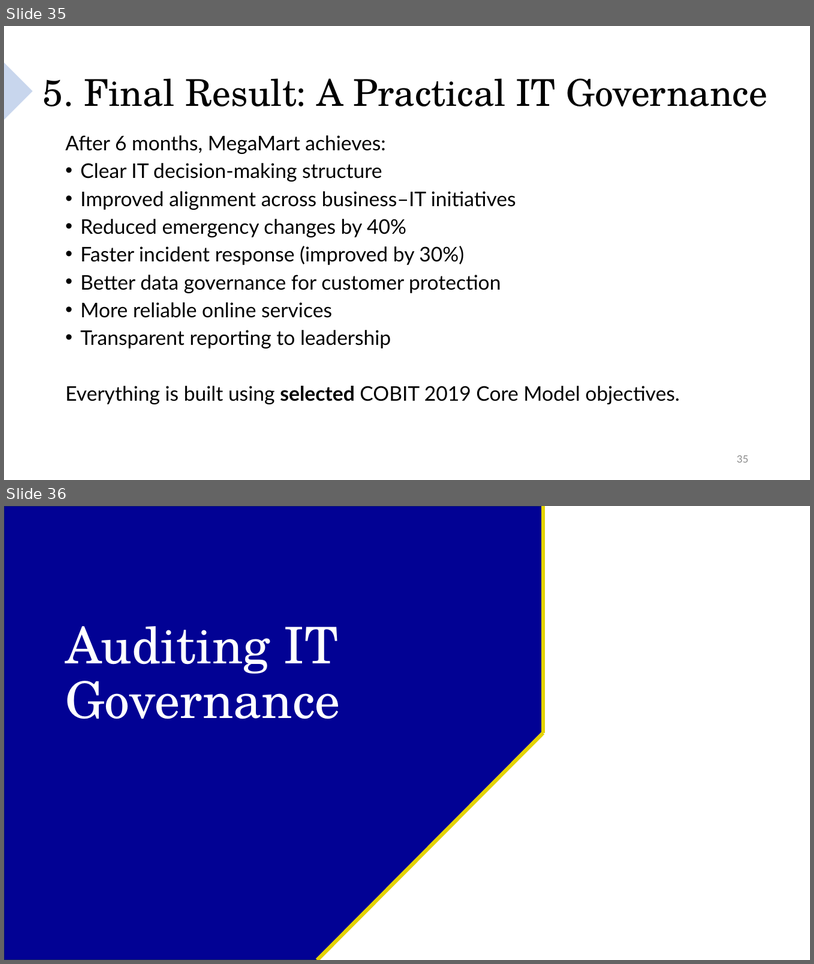
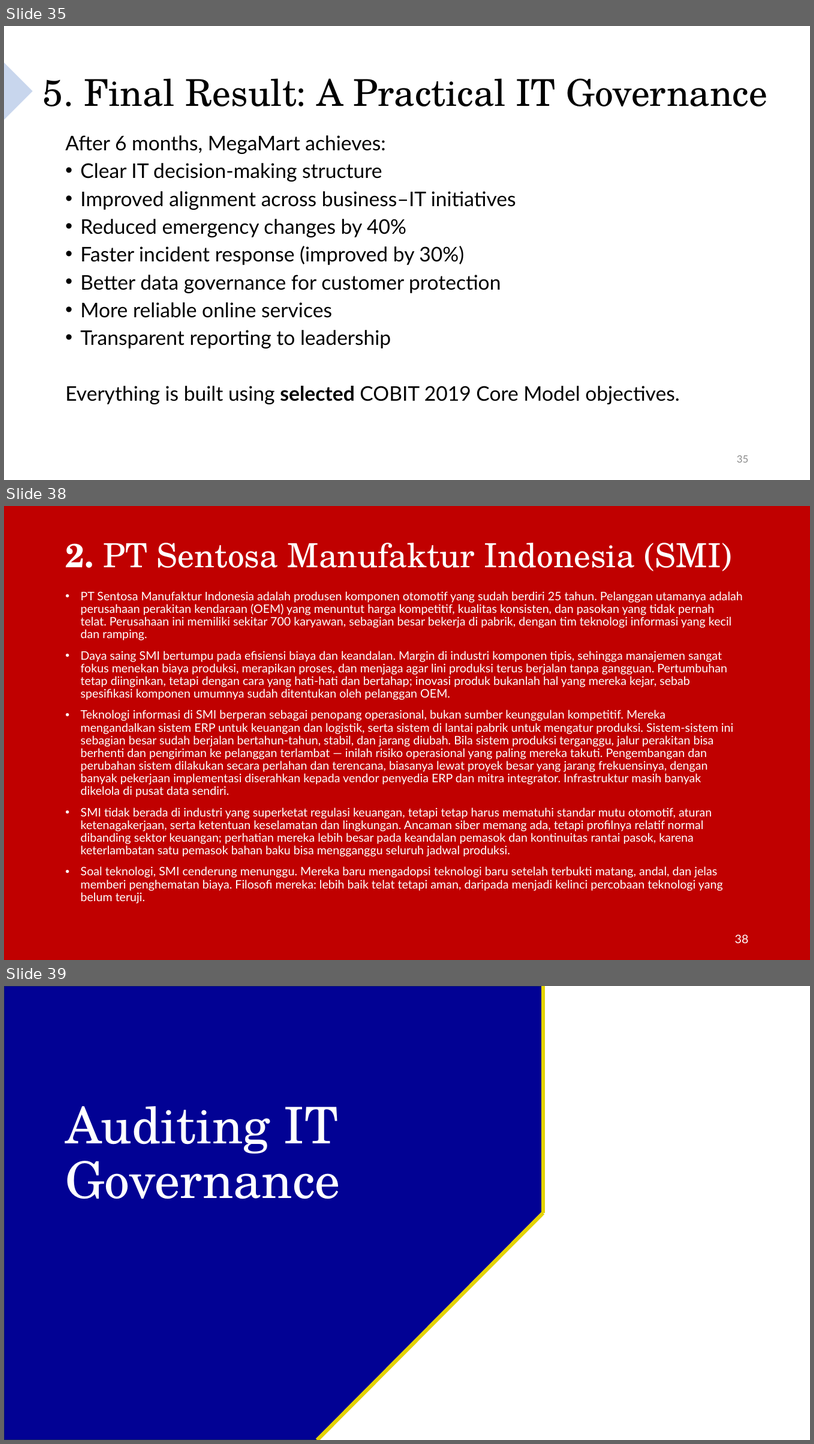
Before and after one commit to irfanradarma/Audit-SI, a slide deck: Slides/2026/02 - IT Governance Audit.pptx. Shown one above the other, each under a label of ours: slides 35 and 36 before the commit, slides 35, 38 and 39 after it; the slides between them are not shown. The pictures are 814x964 and 814x1444 pixels, drawn with LibreOffice and Linux fonts; fonts in the diff are those of the drawing; background and template pictures are left out. Boxes give left, top, right and bottom in pixels: in the first picture for what was removed or moved away, otherwise in the second. Text is boxed around its words. In the diff, an @@ line names an element or a change of style, - is before the commit and + after.

```diff
--- a/Slides/2026/02 - IT Governance Audit.pptx
+++ b/Slides/2026/02 - IT Governance Audit.pptx
@@ slide 38 added at <box>4,506,810,960</box>, background picture (left out) @@
@@ title added at <box>65,543,732,571</box>, 39.6 pt, text #FFFFFF @@
+2. PT Sentosa Manufaktur Indonesia (SMI)
@@ text added at <box>81,591,743,903</box>, 14 pt, text #FFFFFF @@
+• PT Sentosa Manufaktur Indonesia adalah produsen komponen otomotif yang sudah berdiri 25 tahun. Pelanggan utamanya adalah perusahaan perakitan kendaraan (OEM) yang menuntut harga kompetitif, kualitas konsisten, dan pasokan yang tidak pernah telat. Perusahaan ini memiliki sekitar 700 karyawan, sebagian besar bekerja di pabrik, dengan tim teknologi informasi yang kecil dan ramping.
+• Daya saing SMI bertumpu pada efisiensi biaya dan keandalan. Margin di industri komponen tipis, sehingga manajemen sangat fokus menekan biaya produksi, merapikan proses, dan menjaga agar lini produksi terus berjalan tanpa gangguan. Pertumbuhan tetap diinginkan, tetapi dengan cara yang hati-hati dan bertahap; inovasi produk bukanlah hal yang mereka kejar, sebab spesifikasi komponen umumnya sudah ditentukan oleh pelanggan OEM.
+• Teknologi informasi di SMI berperan sebagai penopang operasional, bukan sumber keunggulan kompetitif. Mereka mengandalkan sistem ERP untuk keuangan dan logistik, serta sistem di lantai pabrik untuk mengatur produksi. Sistem-sistem ini sebagian besar sudah berjalan bertahun-tahun, stabil, dan jarang diubah. Bila sistem produksi terganggu, jalur perakitan bisa berhenti dan pengiriman ke pelanggan terlambat — inilah risiko operasional yang paling mereka takuti. Pengembangan dan perubahan sistem dilakukan secara perlahan dan terencana, biasanya lewat proyek besar yang jarang frekuensinya, dengan banyak pekerjaan implementasi diserahkan kepada vendor penyedia ERP dan mitra integrator. Infrastruktur masih banyak dikelola di pusat data sendiri.
+• SMI tidak berada di industri yang superketat regulasi keuangan, tetapi tetap harus mematuhi standar mutu otomotif, aturan ketenagakerjaan, serta ketentuan keselamatan dan lingkungan. Ancaman siber memang ada, tetapi profilnya relatif normal dibanding sektor keuangan; perhatian mereka lebih besar pada keandalan pemasok dan kontinuitas rantai pasok, karena keterlambatan satu pemasok bahan baku bisa mengganggu seluruh jadwal produksi.
+• Soal teknologi, SMI cenderung menunggu. Mereka baru mengadopsi teknologi baru setelah terbukti matang, andal, dan jelas memberi penghematan biaya. Filosofi mereka: lebih baik telat tetapi aman, daripada menjadi kelinci percobaan teknologi yang belum teruji.
@@ page number added at <box>735,934,749,943</box>, 14 pt, text #FFFFFF @@
+38
@@ what was slide 36 is now slide 39 @@
```
Also in this commit, not shown: 1 slide changed, 2 other slides added, 2 other files.
